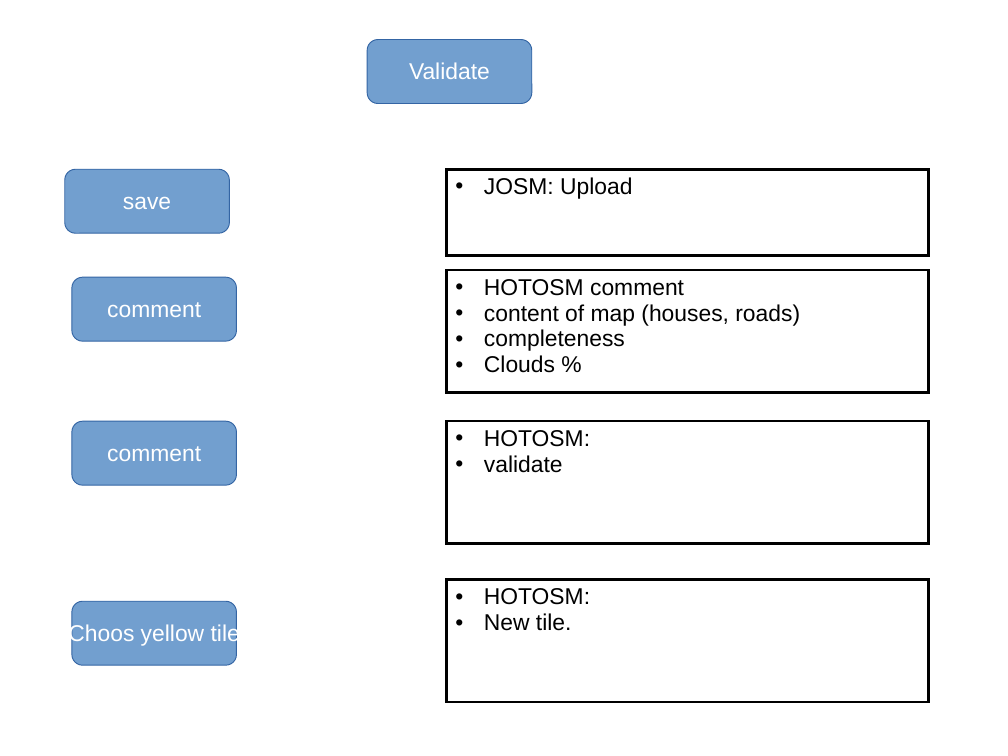
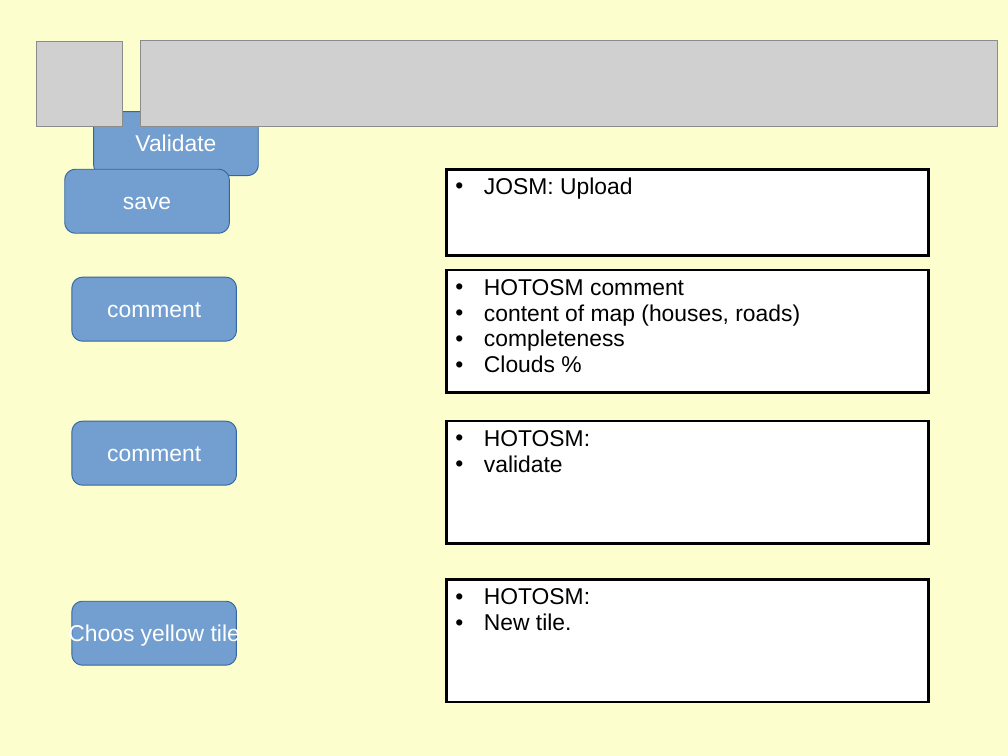
Before and after one commit to rodekruis/OSMvalidationManual, a slide deck: slide 8 of schema.ppt (slide 5 before the commit). Drawn at 1008x756 pixels with LibreOffice and Linux fonts; fonts in the diff are those of the drawing; grey boxes stand for pictures. Boxes give left, top, right and bottom in pixels: in the first picture for what was removed or moved away, otherwise in the second. Text is boxed around its words. In the diff, an @@ line names an element or a change of style, - is before the commit and + after.

```diff
--- a/schema.ppt
+++ b/schema.ppt
@@ background #FFFFFF to #FCFFCD @@
@@ picture added at box(37, 41, 123, 126) @@
@@ picture added at box(140, 40, 998, 127) @@
@@ rounded rectangle "Validate": place and size @@
-rounded rectangle "Validate" at box(368, 39, 532, 103)
+rounded rectangle "Validate" at box(93, 112, 258, 176)
```
Also in this commit, not shown: 1 other slide changed, 7 slides added, 4 slides removed, 40 other files.
